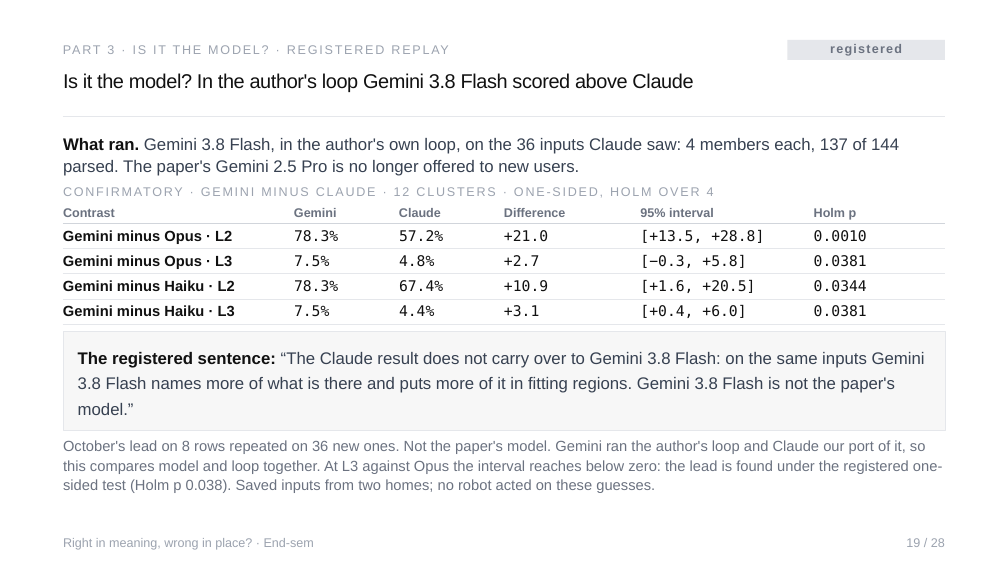
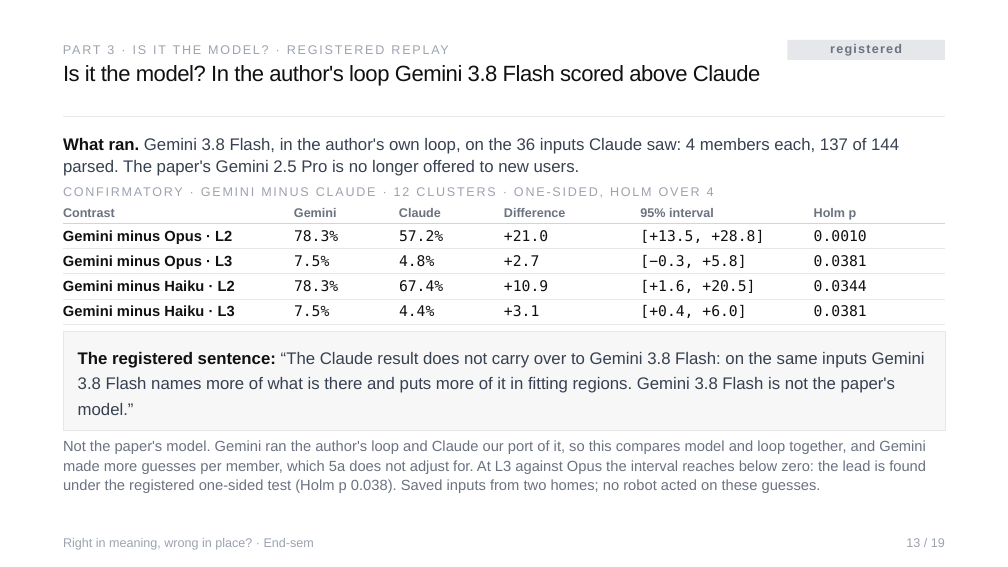
Before and after one commit to Sher110106/validity-aware-active-semantic-exploration, a slide deck: slide 13 of docs/endsem_2026-11/ASP_Endsem.pptx (slide 19 before the commit). Drawn at 1008x567 pixels with LibreOffice and Linux fonts; fonts in the diff are those of the drawing. Boxes give left, top, right and bottom in pixels: in the first picture for what was removed or moved away, otherwise in the second. Text is boxed around its words. In the diff, an @@ line names an element or a change of style, - is before the commit and + after.

```diff
--- a/docs/endsem_2026-11/ASP_Endsem.pptx
+++ b/docs/endsem_2026-11/ASP_Endsem.pptx
@@ text "Is it the model? In ...": place and size @@
-text "Is it the model? In ..." at [63, 73, 693, 92]
+text "Is it the model? In ..." at [63, 65, 761, 86]
@@ text "Is it the model? In ..." at [63, 65, 761, 86]: size 19 to 21 pt; line spacing 21.9pt to 23.1pt @@
@@ text at [63, 440, 926, 493]: text changed @@
-October's lead on 8 rows repeated on 36 new ones. Not the paper's model. Gemini ran the author's loop and Claude our port of it, so this compares model and loop together. At L3 against Opus the interval reaches below zero: the lead is found under the registered one-sided test (Holm p 0.038). Saved inputs from two homes; no robot acted on these guesses.
+Not the paper's model. Gemini ran the author's loop and Claude our port of it, so this compares model and loop together, and Gemini made more guesses per member, which 5a does not adjust for. At L3 against Opus the interval reaches below zero: the lead is found under the registered one-sided test (Holm p 0.038). Saved inputs from two homes; no robot acted on these guesses.
@@ text at [906, 538, 945, 547]: text changed @@
-19 / 28
+13 / 19
```
Also in this commit, not shown: 33 other slides changed, 2 slides added, 2 slides removed, 8 other files.
